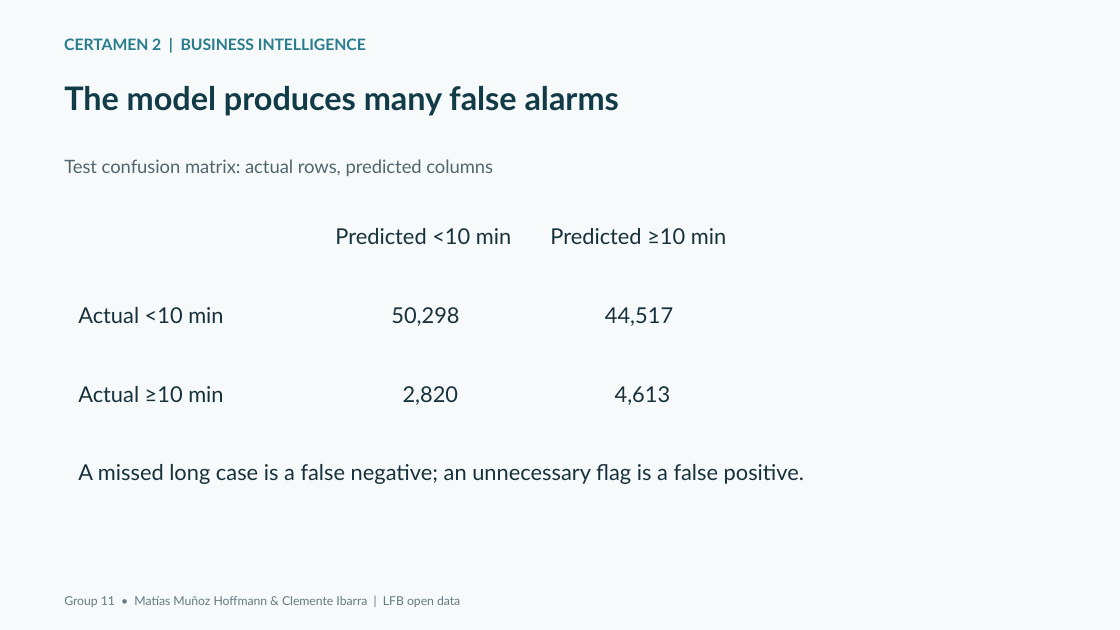
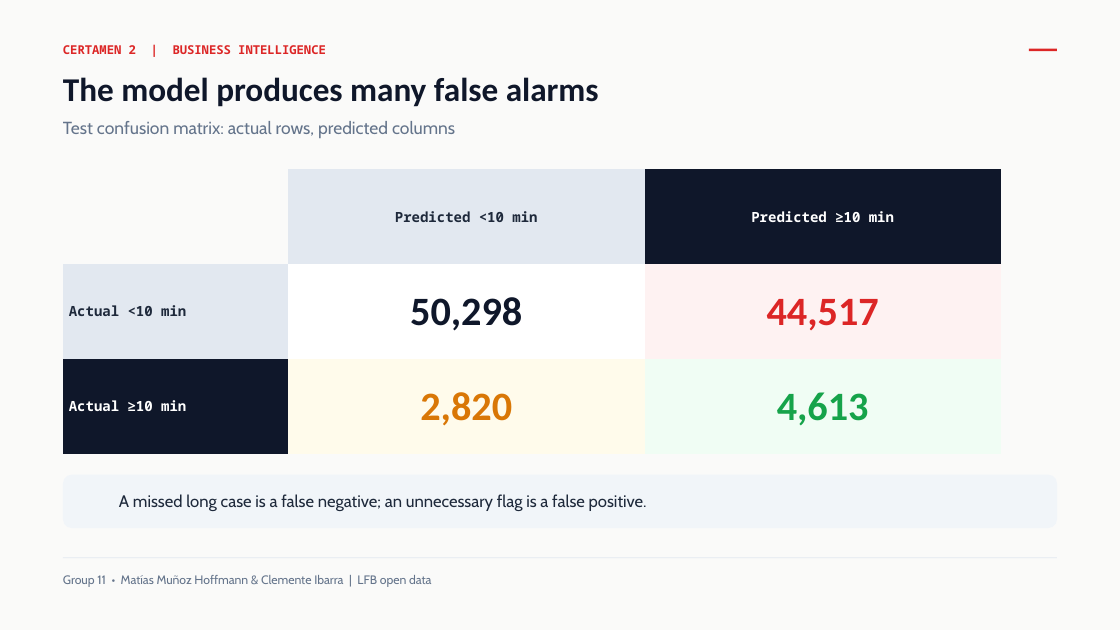
Before and after one commit to matiasudd/lfb-business-intelligence, a slide deck: slide 5 of outputs/c2/C2_Presentation.pptx. Drawn at 1120x630 pixels with LibreOffice and Linux fonts; fonts in the diff are those of the drawing; background and template pictures are left out. Boxes give left, top, right and bottom in pixels: in the first picture for what was removed or moved away, otherwise in the second. Text is boxed around its words. In the diff, an @@ line names an element or a change of style, - is before the commit and + after.

```diff
--- a/outputs/c2/C2_Presentation.pptx
+++ b/outputs/c2/C2_Presentation.pptx
@@ background #F7FAFA to #FAFAF9 @@
@@ text "CERTAMEN 2 | BUSINESS INTELLIGENCE": place and size @@
-text "CERTAMEN 2 | BUSINESS INTELLIGENCE" at (64,38,366,50)
+text "CERTAMEN 2 | BUSINESS INTELLIGENCE" at (63,45,326,54)
@@ text "CERTAMEN 2 | BUSINESS INTELLIGENCE" at (63,45,326,54): size 13.5 to 10.5 pt, font Lato to Noto Sans Mono, text colour #287C8E to #DC2626 @@
@@ rectangle added at (1029,49,1057,51), fill #DC2626 @@
@@ text "The model produces many false ...": place and size @@
-text "The model produces many false ..." at (64,86,619,116)
+text "The model produces many false ..." at (63,77,599,107)
@@ text "The model produces many false ..." at (63,77,599,107): size 27.8 to 28.5 pt, font Lato to Calibri, text colour #123B48 to #0F172A @@
@@ text "Test confusion matrix: actual rows, ...": place and size @@
-text "Test confusion matrix: actual rows, ..." at (64,159,493,176)
+text "Test confusion matrix: actual rows, ..." at (63,121,455,138)
@@ text "Test confusion matrix: actual rows, ..." at (63,121,455,138): size 15.8 to 15 pt, font Lato to Cabin, text colour #50666E to #64748B @@
@@ table added at (63,170,1001,455), 3 rows, 3 columns @@
+ | Predicted <10 min | Predicted ≥10 min
+Actual <10 min | 50,298 | 44,517
+Actual ≥10 min | 2,820 | 4,613
@@ text removed at (335,228,726,244) @@
-Predicted <10 min Predicted ≥10 min
@@ text removed at (78,307,673,326) @@
-Actual <10 min 50,298 44,517
@@ text removed at (78,386,671,405) @@
-Actual ≥10 min 2,820 4,613
@@ rounded rectangle added at (63,475,1057,528), fill #F1F5F9 @@
@@ text "A missed long case is ...": place and size @@
-text "A missed long case is ..." at (78,464,804,484)
+text "A missed long case is ..." at (119,494,647,511)
@@ text "A missed long case is ..." at (119,494,647,511): size 18.8 to 14.2 pt, font Lato to Cabin, text colour #17313C to #1E293B @@
@@ text "Group 11 • Matías Muñoz ...": place and size @@
-text "Group 11 • Matías Muñoz ..." at (64,596,460,607)
+text "Group 11 • Matías Muñoz ..." at (63,575,431,587)
@@ text "Group 11 • Matías Muñoz ..." at (63,575,431,587): font Lato to Cabin, text colour #647A80 to #64748B @@
```
Also in this commit, not shown: 6 other slides changed, 1 other file.
